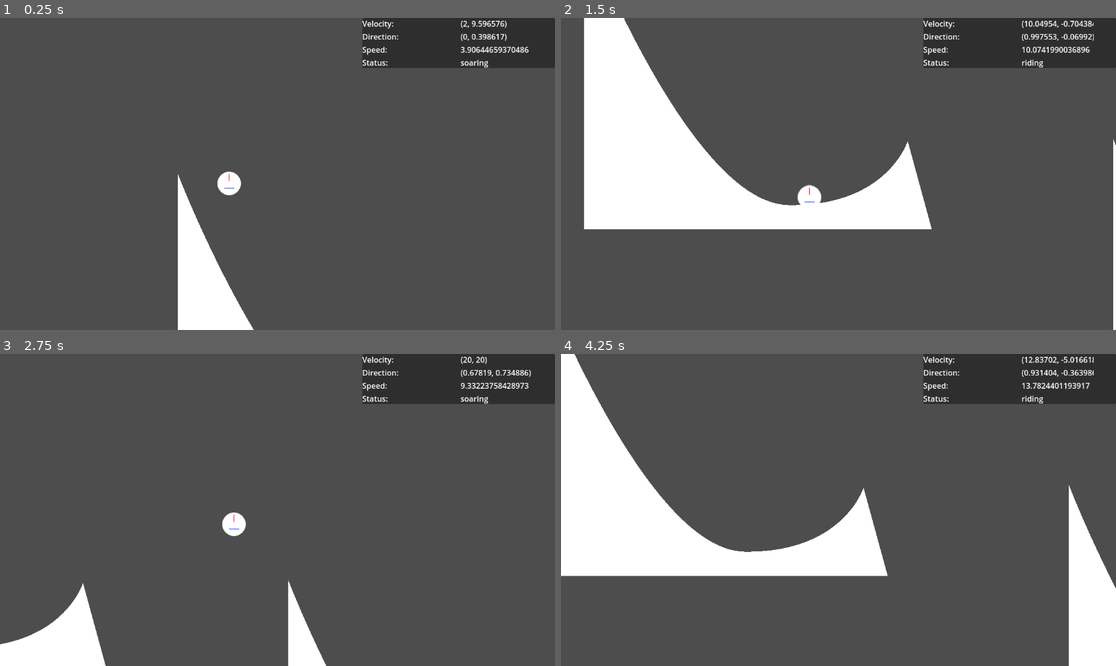
Above: before the commit, frames 1-4 (two rows, left to right).
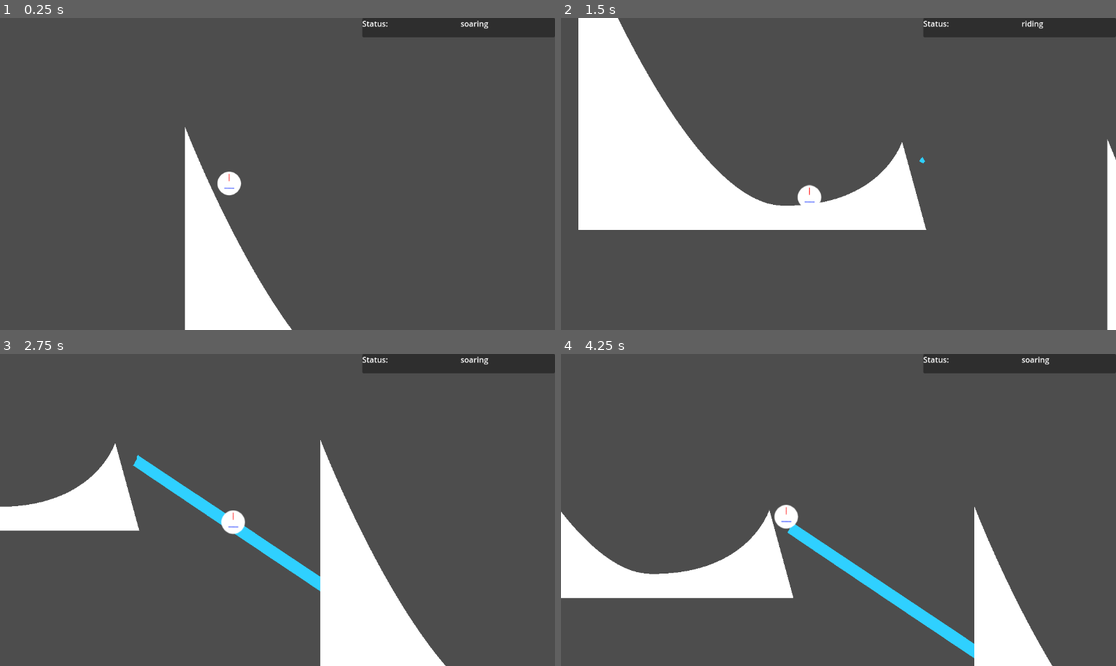
Above: after the commit, the same moments.

Repository: LettucePie/gwj-62-harvest
Game: Godot game, scene res://testing/test_zone.tscn
The game is run twice, just before and just after one commit, with the same random seed, the same clock (stepped at 60 frames per second) and the same inputs.
Inputs:
- Up to frame 1 (0.25 s): no input
- Up to frame 2 (1.5 s): tap Enter (ui_accept) at 0.5, 0.77 s; hold Up (ui_up) 0.53-1.28 s; hold Down (ui_down) from 1.28 s (still down)
- Up to frame 3 (2.75 s): tap Enter (ui_accept) at 1.52 s; release Down (ui_down) at 2.03 s; hold Up (ui_up) from 2.03 s (still down)
- Up to frame 4 (4.25 s): tap Enter (ui_accept) at 3.02, 3.77 s; release Up (ui_up) at 3.53 s; hold Down (ui_down) from 3.53 s (still down)

The runs differ from the first frame. In frame 1, 7.3% of the frame differs, in the area x 32-100%, y 0-100%; in frame 2, 6.4%; in frame 3, 19%; in frame 4, 27%, in the area x 0-100%, y 0-100%.

Commit message:
Revisiting pathing

Diff:
--- a/gameplay/player_follow.gd
+++ b/gameplay/player_follow.gd
@@ -1,31 +1,28 @@
 extends PathFollow2D
 
-@export var GRAVITY = 9.8
-@export var FRICTION = 0.8
-@export var SPEED_MIN = 2.0
-@export var SPEED_MAX = 20.0
-@export var speed_damp : Curve ## Controls rate of deccelleration
-@export var gravity_damp : Curve ## Controls influence of gravity at x speed (flight)
+@export var PROGRESS_SPEED = 8.0
 
 @export var BOOST_MULTIPLIER = 1.25
 @export var BRAKE_MULTIPLIER = 0.6
 
-var direction : Vector2 = Vector2.ZERO
-var speed : float = 0.0
-var velocity : Vector2 = Vector2.ZERO
-var status : String = "soaring"
-
 var ramp_area : Area2D = null
-var landing_progress = 0.0
+var landing_progress : float = 0.0
 var current_ramp : RampPath = null
 var launched_ramps : Array = []
-
-# Called when the node enters the scene tree for the first time.
-func _ready():
-	pass # Replace with function body.
+var status = "soaring"
+var current_speed : float
+var soar_arc : Curve2D
+var soar_progress : float
+var launch_speed : float = PROGRESS_SPEED
 
 
-# Called every frame. 'delta' is the elapsed time since the previous frame.
+func _ready():
+	var new_arc = Curve2D.new()
+	new_arc.add_point(self.position)
+	new_arc.add_point(self.position + Vector2(0, 600))
+	soar_arc = new_arc
+
+
 func _physics_process(delta):
 	if ramp_area != null and current_ramp == null:
 		current_ramp = ramp_area.get_parent().close_enough(self)
@@ -48,33 +45,37 @@
 	var prev_progress = clamp(progress - 2, 0.0, progress + 20)
 	var prev_path_pos = current_ramp.curve.sample_baked(prev_progress)
 	var current_path_pos = current_ramp.curve.sample_baked(progress)
-	direction = prev_path_pos.direction_to(current_path_pos).normalized()
-	var angle = direction.angle()
-	var vert_intensity = abs(angle) / abs(PI / 2.0)
-	print(vert_intensity)
-	if angle < 0.0 and angle > -PI / 2:
-		## Going uphill, reduce speed
-		speed = clamp(
-			speed - (GRAVITY * vert_intensity) * deltatime,
-			SPEED_MIN,
-			SPEED_MAX
-		)
-	elif angle > 0.0:
-		speed = clamp(
-			speed + ((GRAVITY * FRICTION) * vert_intensity) * deltatime,
-			SPEED_MIN,
-			SPEED_MAX
-		)
 	var boost = 1.0
 	if Input.is_action_pressed("ui_up"):
 		boost = BOOST_MULTIPLIER
 	if Input.is_action_pressed("ui_down"):
 		boost = BRAKE_MULTIPLIER
-	progress += (speed * boost)
-	velocity = direction * speed
-#	velocity = (velocity + (direction * speed)).clamp(Vector2.ONE * -20.0, Vector2.ONE * 20.0)
+	current_speed = PROGRESS_SPEED * boost
+	progress += current_speed
+	predict_soar()
 	if progress_ratio >= 0.98:
 		launch()
+
+
+func predict_soar():
+	var ramp_end = current_ramp.get_ramp_final_position()
+	var highest_point = ramp_end + (current_ramp.launch_vector * current_speed)
+	var follow_point = highest_point \
+		+ (current_ramp.launch_vector.rotated(deg_to_rad(30)) \
+		* (current_speed * 0.66))
+	var final_point = follow_point \
+		+ (current_ramp.launch_vector.rotated(deg_to_rad(60)) \
+		* (current_speed * 0.33))
+	var new_arc = Curve2D.new()
+	var coords = PackedVector2Array()
+	for i in 7:
+		coords.append(ramp_end.bezier_interpolate(highest_point, follow_point, final_point, float(i) / 7.0))
+	new_arc.add_point(coords[0], Vector2.ZERO, coords[1])
+	new_arc.add_point(coords[2], coords[1], coords[3])
+	new_arc.add_point(coords[4], coords[3], coords[5])
+	new_arc.add_point(coords[6], coords[5], Vector2.ZERO)
+	soar_arc = new_arc
+	current_ramp.draw_arc_prediction(new_arc.get_baked_points())
 
 
 func launch():
@@ -84,20 +85,16 @@
 	get_parent().remove_child(self)
 	stage_parent.add_child(self)
 	$Sprite2D.position = Vector2.ZERO
+	soar_progress = 0.0
+	launch_speed = current_speed
 
 
 func soaring(deltatime):
 	if status != "soaring":
 		status = "soaring"
-	direction = direction.slerp(Vector2.DOWN, deltatime * 2)
-	speed = lerp(speed, GRAVITY, deltatime * 2)
-	velocity.x = clamp(
-		velocity.x - FRICTION ,
-		SPEED_MIN,
-		SPEED_MAX)
-	velocity = (velocity + (direction * speed)).clamp(Vector2.ONE * -20.0, Vector2.ONE * 20.0)
-#	var speed_percent = velocity.x - SPEED_MIN / SPEED_MAX - SPEED_MIN
-	translate(velocity / 2)
+	soar_progress += launch_speed
+	var target_pos = soar_arc.sample_baked(soar_progress)
+	translate(self.position.direction_to(target_pos) * launch_speed)
 
 
 func _on_area_2d_area_entered(area):
--- a/gameplay/player_follow.tscn
+++ b/gameplay/player_follow.tscn
@@ -1,15 +1,7 @@
-[gd_scene load_steps=6 format=3 uid="uid://bqli0ogr3o2of"]
+[gd_scene load_steps=4 format=3 uid="uid://bqli0ogr3o2of"]
 
 [ext_resource type="Script" path="res://gameplay/player_follow.gd" id="1_0i1hn"]
 [ext_resource type="Texture2D" uid="uid://bqb7yawwso2kk" path="res://art/sprites/test_circle.png" id="1_bfjty"]
-
-[sub_resource type="Curve" id="Curve_w7oli"]
-_data = [Vector2(0, 1), 0.0, -0.177016, 0, 0, Vector2(1, 0.454545), -1.11409, 0.0, 0, 0]
-point_count = 2
-
-[sub_resource type="Curve" id="Curve_8v5kt"]
-_data = [Vector2(0, 0), 0.0, 0.117273, 0, 0, Vector2(1, 1), 0.187636, 0.0, 0, 0]
-point_count = 2
 
 [sub_resource type="CircleShape2D" id="CircleShape2D_1porx"]
 radius = 23.0868
@@ -18,8 +10,6 @@
 rotates = false
 loop = false
 script = ExtResource("1_0i1hn")
-speed_damp = SubResource("Curve_w7oli")
-gravity_damp = SubResource("Curve_8v5kt")
 
 [node name="Sprite2D" type="Sprite2D" parent="."]
 texture = ExtResource("1_bfjty")
--- a/gameplay/ui/testing_ui.gd
+++ b/gameplay/ui/testing_ui.gd
@@ -13,7 +13,4 @@
 		update_labels()
 
 func update_labels():
-	$Panel/VBoxContainer/velocity_container/velocity.text = str(player.velocity)
-	$Panel/VBoxContainer/direction_container/direction.text = str(player.direction)
-	$Panel/VBoxContainer/speed_container/speed.text = str(player.speed)
 	$Panel/VBoxContainer/status_container/status.text = str(player.status)
--- a/gameplay/ui/testing_ui.tscn
+++ b/gameplay/ui/testing_ui.tscn
@@ -24,48 +24,6 @@
 custom_minimum_size = Vector2(400, 0)
 layout_mode = 2
 
-[node name="velocity_container" type="HBoxContainer" parent="Panel/VBoxContainer"]
-layout_mode = 2
-
-[node name="velocity_label" type="Label" parent="Panel/VBoxContainer/velocity_container"]
-custom_minimum_size = Vector2(200, 0)
-layout_mode = 2
-text = "Velocity: "
-
-[node name="velocity" type="Label" parent="Panel/VBoxContainer/velocity_container"]
-custom_minimum_size = Vector2(150, 0)
-layout_mode = 2
-text = "0000"
-clip_text = true
-
-[node name="direction_container" type="HBoxContainer" parent="Panel/VBoxContainer"]
-layout_mode = 2
-
-[node name="direction_label" type="Label" parent="Panel/VBoxContainer/direction_container"]
-custom_minimum_size = Vector2(200, 0)
-layout_mode = 2
-text = "Direction: "
-
-[node name="direction" type="Label" parent="Panel/VBoxContainer/direction_container"]
-custom_minimum_size = Vector2(150, 0)
-layout_mode = 2
-text = "0000"
-clip_text = true
-
-[node name="speed_container" type="HBoxContainer" parent="Panel/VBoxContainer"]
-layout_mode = 2
-
-[node name="speed_label" type="Label" parent="Panel/VBoxContainer/speed_container"]
-custom_minimum_size = Vector2(200, 0)
-layout_mode = 2
-text = "Speed: "
-
-[node name="speed" type="Label" parent="Panel/VBoxContainer/speed_container"]
-custom_minimum_size = Vector2(150, 0)
-layout_mode = 2
-text = "0000"
-clip_text = true
-
 [node name="status_container" type="HBoxContainer" parent="Panel/VBoxContainer"]
 layout_mode = 2
 
--- a/levels/ramps/ramp_2_path.tscn
+++ b/levels/ramps/ramp_2_path.tscn
@@ -21,3 +21,6 @@
 
 [node name="box" type="CollisionShape2D" parent="area"]
 shape = SubResource("RectangleShape2D_mqpnj")
+
+[node name="Line2D" type="Line2D" parent="."]
+default_color = Color(0.184314, 0.815686, 1, 1)
--- a/levels/ramps/ramp_path.gd
+++ b/levels/ramps/ramp_path.gd
@@ -4,11 +4,13 @@
 
 var baked_points : PackedVector2Array = []
 var baked_points_rounded : PackedVector2Array = []
+var launch_vector : Vector2 = Vector2.ZERO
 
 
 func _ready():
 	if self.curve != null:
 		build_vis_poly()
+		find_launch_vector()
 
 
 func build_vis_poly():
@@ -44,6 +46,17 @@
 	$area/box.shape = area_shape
 
 
+func find_launch_vector():
+	var cap = baked_points.size() - 1
+	var inner_point = baked_points[cap - 2]
+	var end_point = baked_points[cap]
+	launch_vector = inner_point.direction_to(end_point)
+
+
+func get_ramp_final_position():
+	return to_global(baked_points[baked_points.size() - 1])
+
+
 func close_enough(player : PathFollow2D):
 	var player_pos = to_local(player.position)
 	var closest_pos = curve.get_closest_point(player_pos)
@@ -53,3 +66,7 @@
 		return self
 	else:
 		return null
+
+
+func draw_arc_prediction(arc : PackedVector2Array):
+	$Line2D.points = arc
